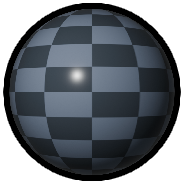
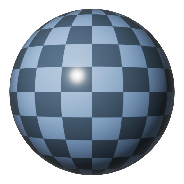
Layers edited between the first and the second 184×184 image:
added layer "untitled" (1st of 3) above "untitled" over (9, 8, 175, 176)
hid "untitled" (3rd of 3) over (9, 8, 175, 176)
